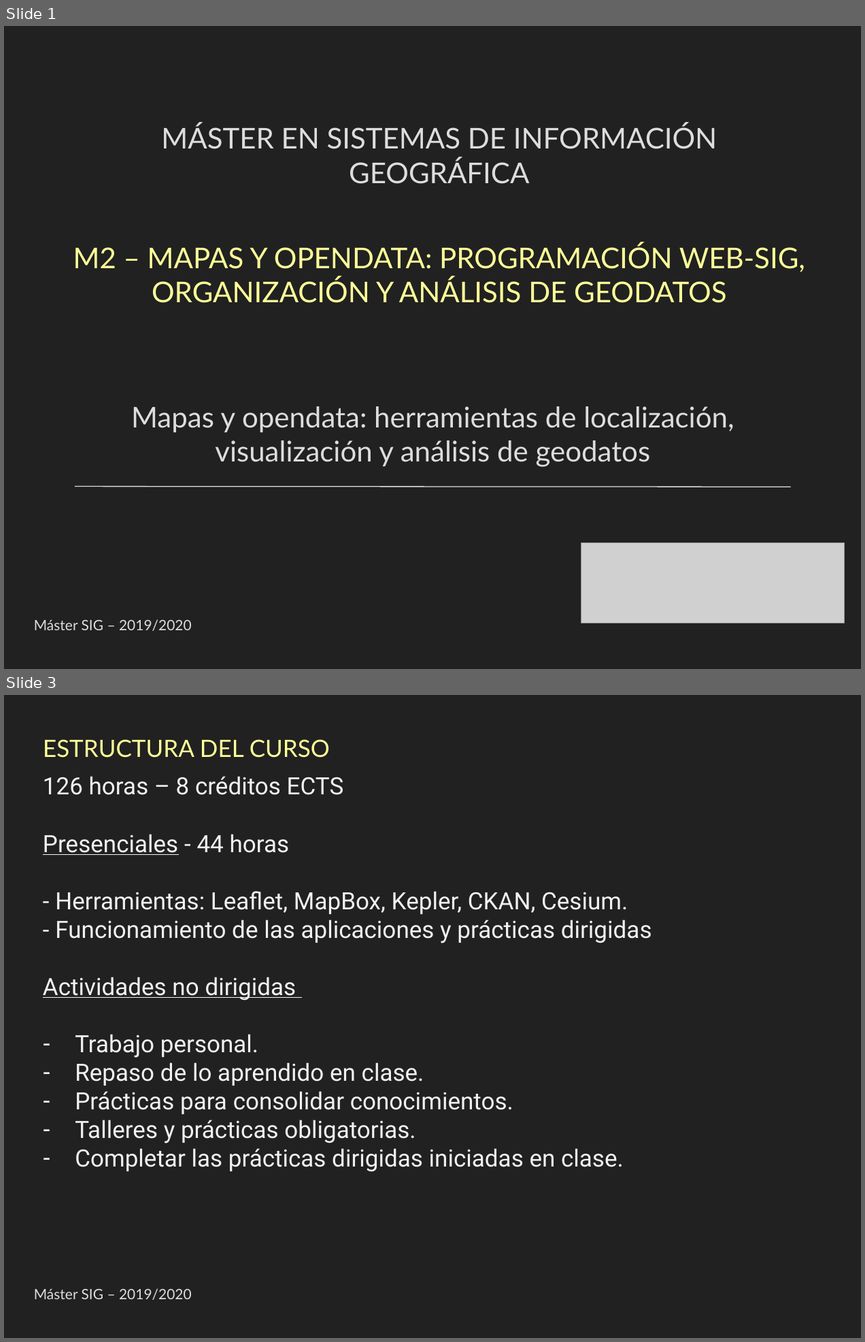
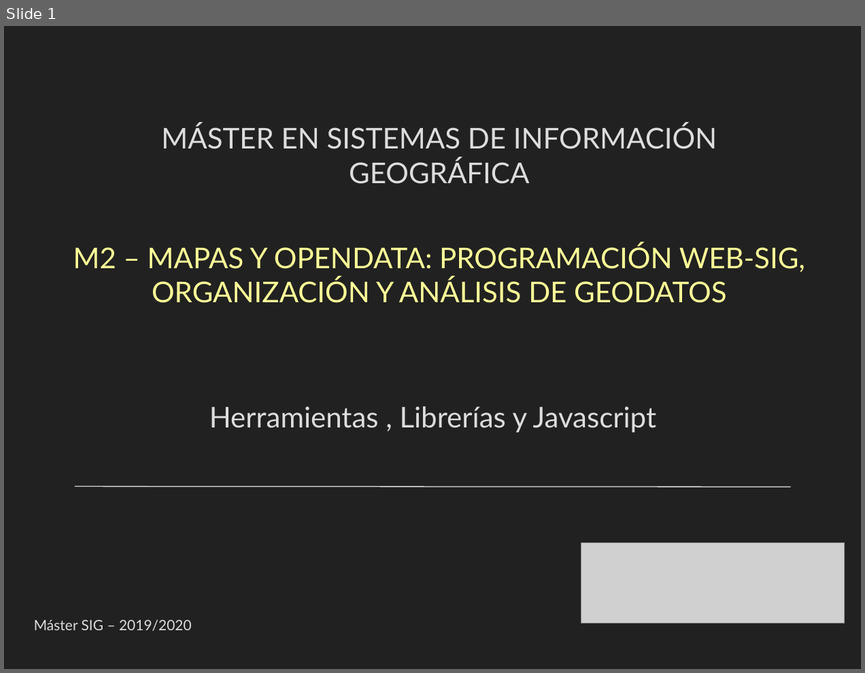
Before and after one commit to thaisfsiq/m2-geoweb, a slide deck: docs/presentacion/Herramientas-y-javascript.pptx. Shown one above the other, each under a label of ours: slides 1 and 3 before the commit, slide 1 after it; the slides between them are not shown. The pictures are 865x1342 and 865x673 pixels, drawn with LibreOffice and Linux fonts; fonts in the diff are those of the drawing; grey boxes stand for pictures. Boxes give left, top, right and bottom in pixels: in the first picture for what was removed or moved away, otherwise in the second. Text is boxed around its words. In the diff, an @@ line names an element or a change of style, - is before the commit and + after.

```diff
--- a/docs/presentacion/Herramientas-y-javascript.pptx
+++ b/docs/presentacion/Herramientas-y-javascript.pptx
@@ slide 3 removed at [4,695,861,1338], background #212121 @@
@@ text removed at [43,739,330,758] @@
-ESTRUCTURA DEL CURSO
@@ text removed at [43,776,652,1172] @@
-126 horas – 8 créditos ECTS
-Presenciales - 44 horas
-- Herramientas: Leaflet, MapBox, Kepler, CKAN, Cesium.
-- Funcionamiento de las aplicaciones y prácticas dirigidas
-Actividades no dirigidas
-– Trabajo personal.
-– Repaso de lo aprendido en clase.
-– Prácticas para consolidar conocimientos.
-– Talleres y prácticas obligatorias.
-– Completar las prácticas dirigidas iniciadas en clase.
@@ text removed at [34,1288,192,1300] @@
-Máster SIG – 2019/2020
@@ slide 1 changed as well @@
@@ text at [209,406,656,432]: text changed @@
-Mapas y opendata: herramientas de localización, visualización y análisis de geodatos
+Herramientas , Librerías y Javascript
```
Also in this commit, not shown: 6 slides added, 4 other slides removed, 37 other files.
